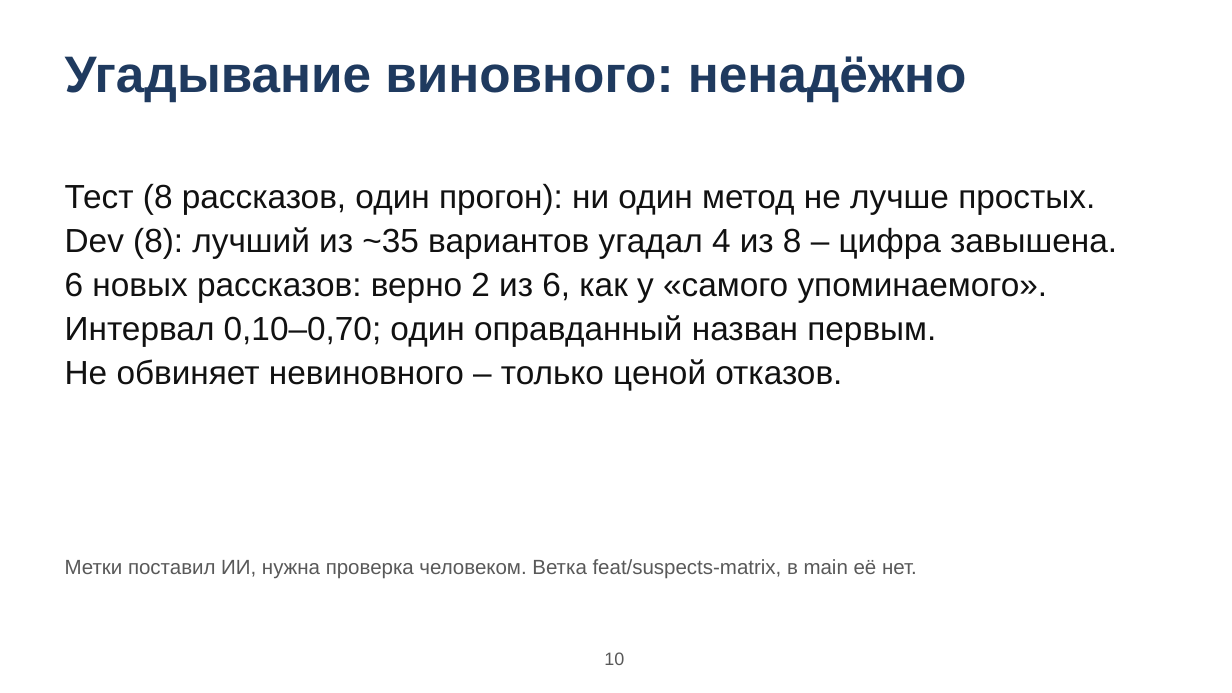
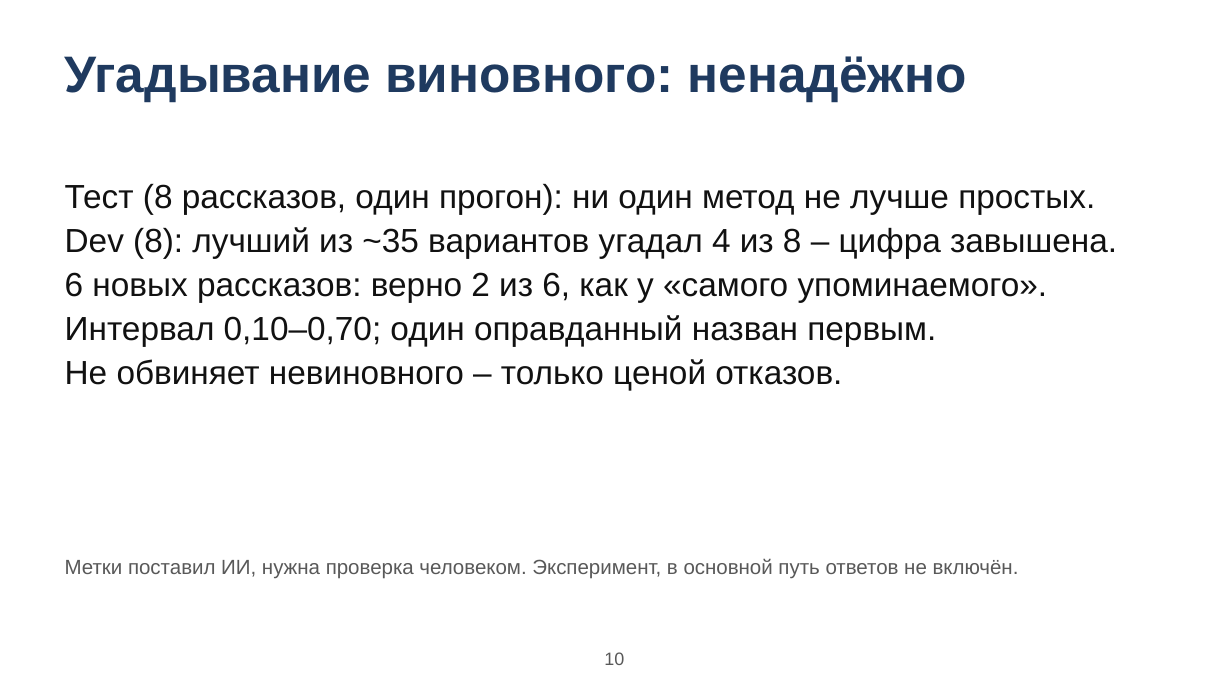
Before and after one commit to AndrewStrizhevskiy/detective-board, a slide deck: slide 10 of docs/gost/09-prezentaciya.pptx. Drawn at 1232x693 pixels with LibreOffice and Linux fonts; fonts in the diff are those of the drawing. Boxes give left, top, right and bottom in pixels: in the first picture for what was removed or moved away, otherwise in the second. Text is boxed around its words. In the diff, an @@ line names an element or a change of style, - is before the commit and + after.

Commit message:
docs(gost): rebuild for the PR branch (541 files incl. suspects), neutral wording, no tool-specific mentions

```diff
--- a/docs/gost/09-prezentaciya.pptx
+++ b/docs/gost/09-prezentaciya.pptx
@@ text at (65, 559, 1019, 579): text changed @@
-Метки поставил ИИ, нужна проверка человеком. Ветка feat/suspects-matrix, в main её нет.
+Метки поставил ИИ, нужна проверка человеком. Эксперимент, в основной путь ответов не включён.
```
Also in this commit, not shown: 1 other slide changed, 29 other files.
